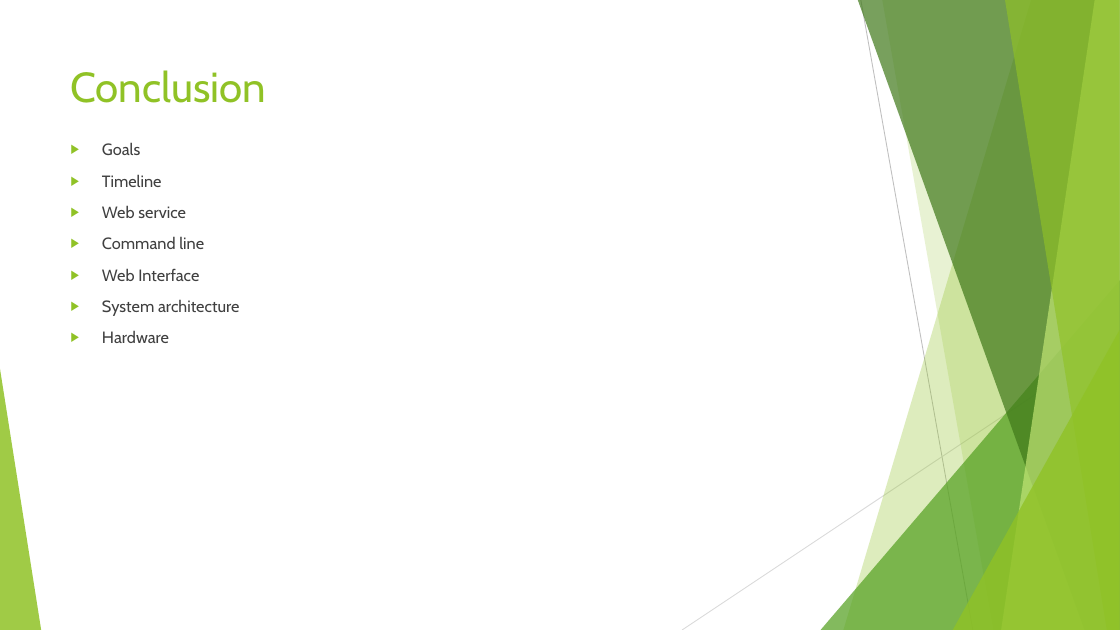
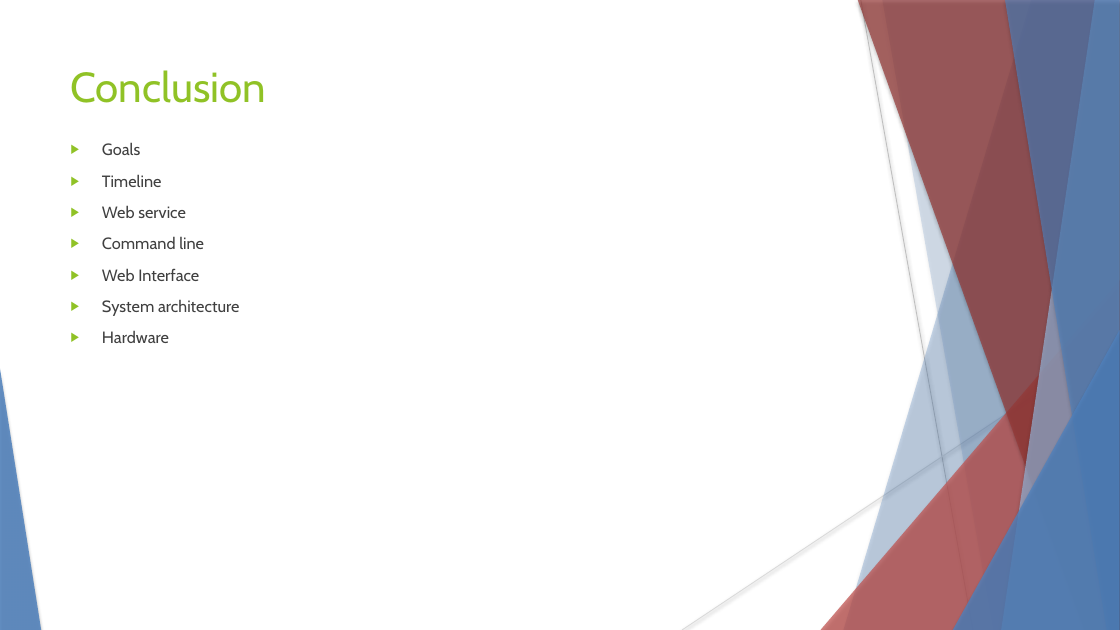
Before and after one commit to HodginAustin/Winter-Is-Coming, a slide deck: slide 8 of Documents/PresentationFall/Fall Presentation.pptx (slide 9 before the commit). Drawn at 1120x630 pixels with LibreOffice and Linux fonts; fonts in the diff are those of the drawing. Boxes give left, top, right and bottom in pixels: in the first picture for what was removed or moved away, otherwise in the second. Text is boxed around its words. In the diff, an @@ line names an element or a change of style, - is before the commit and + after.

```diff
--- a/Documents/PresentationFall/Fall Presentation.pptx
+++ b/Documents/PresentationFall/Fall Presentation.pptx
@@ freeform shape at [844,0,1120,630]: fill #90C226 at 30% opacity to #4F81BD at 30% opacity; shadow on @@
@@ freeform shape at [858,0,1120,630]: fill #3F7819 at 70% opacity to #953735 at 70% opacity; shadow on @@
@@ line (861, 0) - (973, 630): stroke #BFBFBF 0.75 pt to #BFBFBF 0.74 pt @@
@@ freeform shape at [882,0,1120,630]: fill #90C226 at 20% opacity to #4F81BD at 20% opacity; shadow on; outline redrawn @@
@@ freeform shape at [1002,0,1120,630]: fill #C0E474 at 70% opacity to #95B3D7 at 70% opacity; shadow on @@
@@ freeform shape at [1005,0,1120,630]: fill #90C226 at 65% opacity to #4F81BD at 65% opacity; shadow on @@
@@ triangle at [821,280,1120,630]: fill #54A021 at 72% opacity to #C0504D at 72% opacity; shadow on @@
@@ line (1120, 339) - (682, 630): stroke #D9D9D9 0.75 pt to #D9D9D9 0.74 pt @@
@@ triangle at [953,330,1120,630]: fill #90C226 at 80% opacity to #4F81BD at 80% opacity; shadow on @@
@@ triangle at [0,369,41,630]: fill #90C226 at 85% opacity to #4F81BD at 85% opacity; shadow on @@
```
Also in this commit, not shown: 7 other slides changed, 1 slide added, 1 slide removed, 1 other file.
